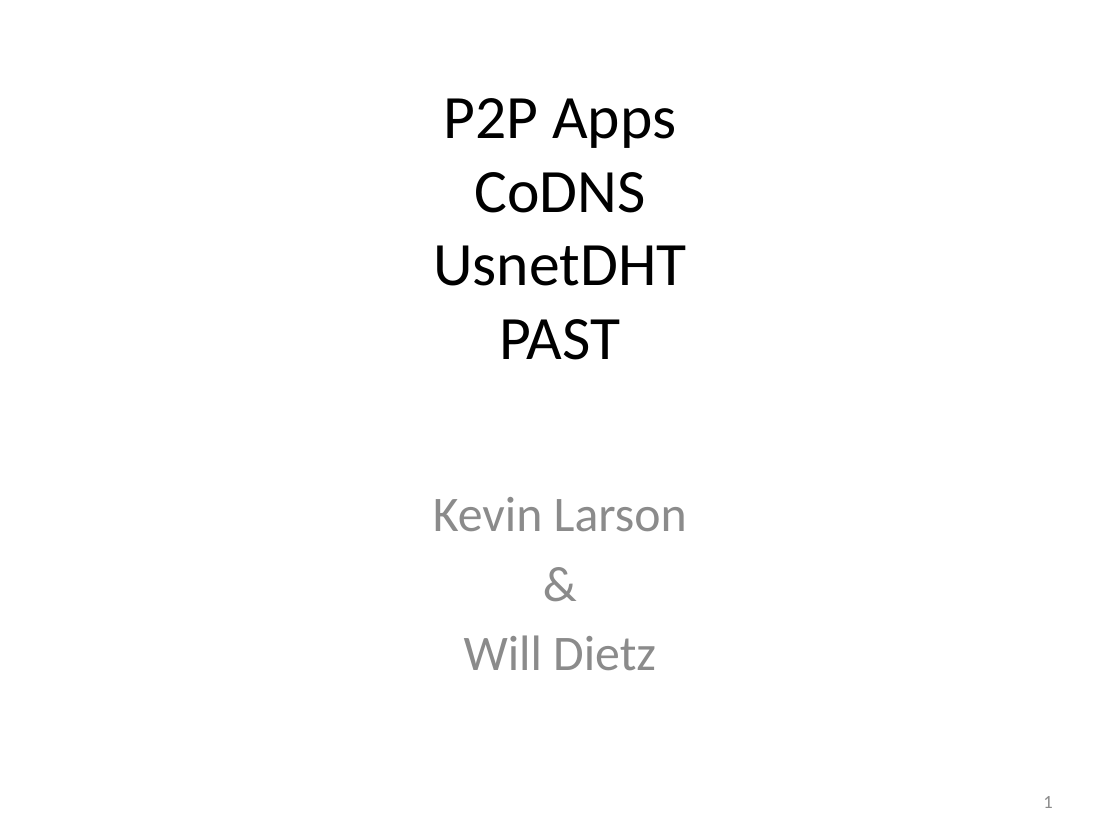
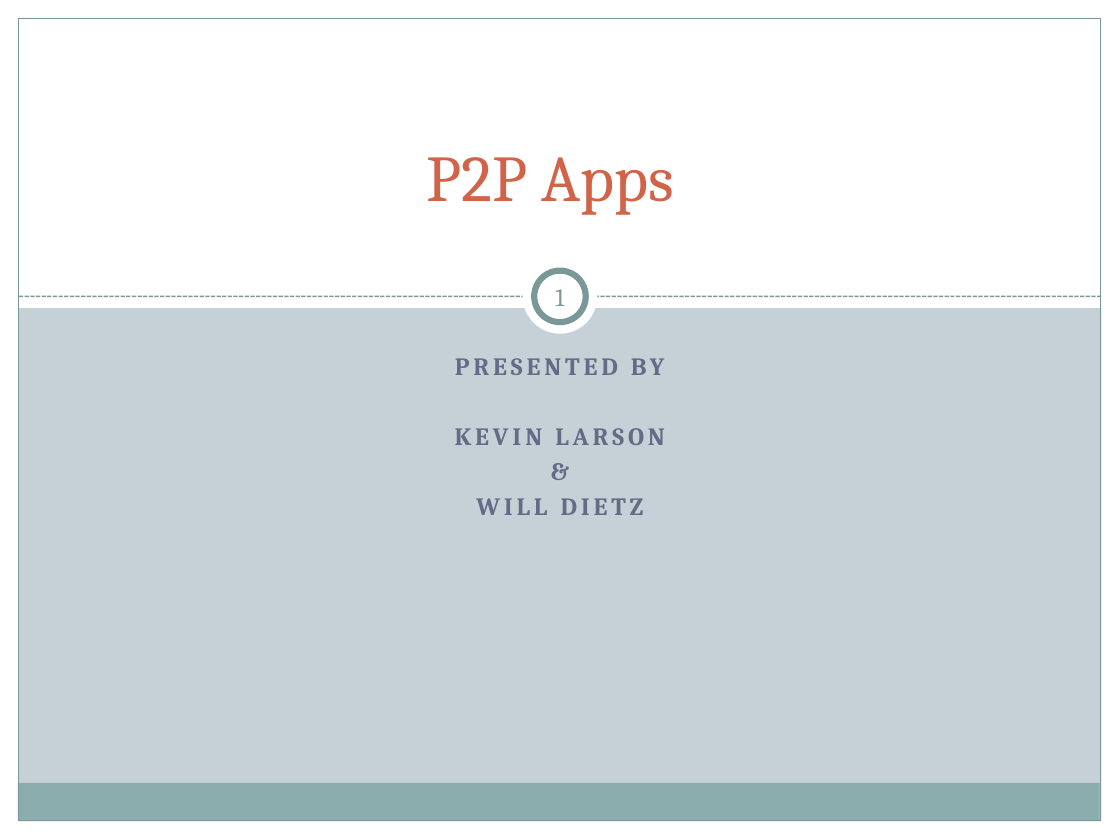
Before and after one commit to cs525-koala/documents, a slide deck: slide 1 of p2p/P2P Apps.pptx. Drawn at 1120x840 pixels with LibreOffice and Linux fonts; fonts in the diff are those of the drawing. Boxes give left, top, right and bottom in pixels: in the first picture for what was removed or moved away, otherwise in the second. Text is boxed around its words. In the diff, an @@ line names an element or a change of style, - is before the commit and + after.

Commit message:
presentation: changed theme, going through codns slides first

```diff
--- a/p2p/P2P Apps.pptx
+++ b/p2p/P2P Apps.pptx
@@ background #FFFFFF to #C5D1D7 @@
@@ rectangle added at (0,0,19,840), fill #FFFFFF @@
@@ rectangle added at (0,0,1120,308), fill #FFFFFF @@
@@ rectangle added at (19,19,1101,821), outline #7C999A 0.75 pt @@
@@ title "P2P Apps" at (427,157,675,215): vertical alignment middle to bottom @@
@@ rectangle added at (1101,0,1120,840), fill #FFFFFF @@
@@ title at (427,157,675,215): text changed; size 39.6 to 42 pt; font Calibri to Cambria; text colour #000000 to #D16349 @@
-P2P Apps
-CoDNS
-UsnetDHT
-PAST
+P2P Apps
@@ ellipse added at (523,259,598,334), fill #FFFFFF @@
@@ line added from (19, 297) to (1101, 297), #7C999A 0.9 pt dashed @@
@@ page number: place and size @@
-page number at (1043,796,1052,808)
+page number at (555,289,564,306)
@@ page number at (555,289,564,306): size 12 to 16 pt, font Calibri to Cambria, text colour #8C8C8C to #7C999A; alignment right to centre @@
@@ ellipse added at (534,271,586,323), fill #FFFFFF, outline #7C999A 4 pt @@
@@ subtitle "PRESENTED BY": place and size @@
-subtitle "PRESENTED BY" at (433,497,687,670)
+subtitle "PRESENTED BY" at (455,358,665,515)
@@ subtitle "PRESENTED BY" at (455,358,665,515): size 32 to 16 pt, font Calibri to Cambria, text colour #8C8C8C to #646B86, letter spacing 0 to 2.5 pt, bold on in "&"; less space between paragraphs @@
@@ subtitle at (455,358,665,445): text changed; size 32 to 16 pt; font Calibri to Cambria; text colour #8C8C8C to #646B86; bold on @@
-Kevin Larson
+PRESENTED BY
+KEVIN LARSON
@@ subtitle at (476,498,644,515): text changed; size 32 to 16 pt; font Calibri to Cambria; text colour #8C8C8C to #646B86; bold on @@
-Will Dietz
+WILL DIETZ
@@ rectangle added at (18,783,1100,821), fill #8CADAE @@
@@ rectangle added at (0,821,1120,840), fill #FFFFFF @@
```
Also in this commit, not shown: 17 other slides changed, 1 slide added.
